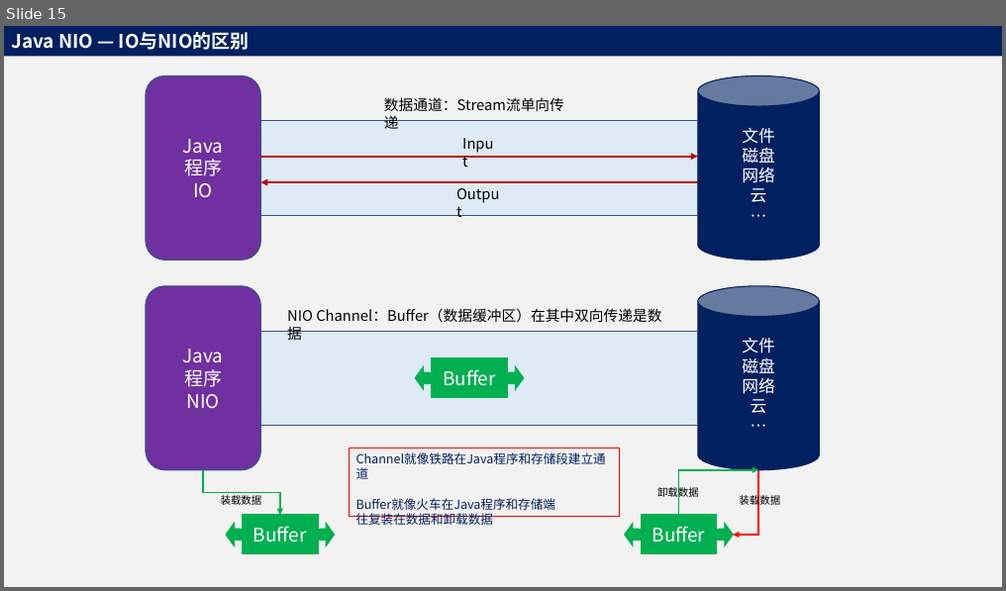
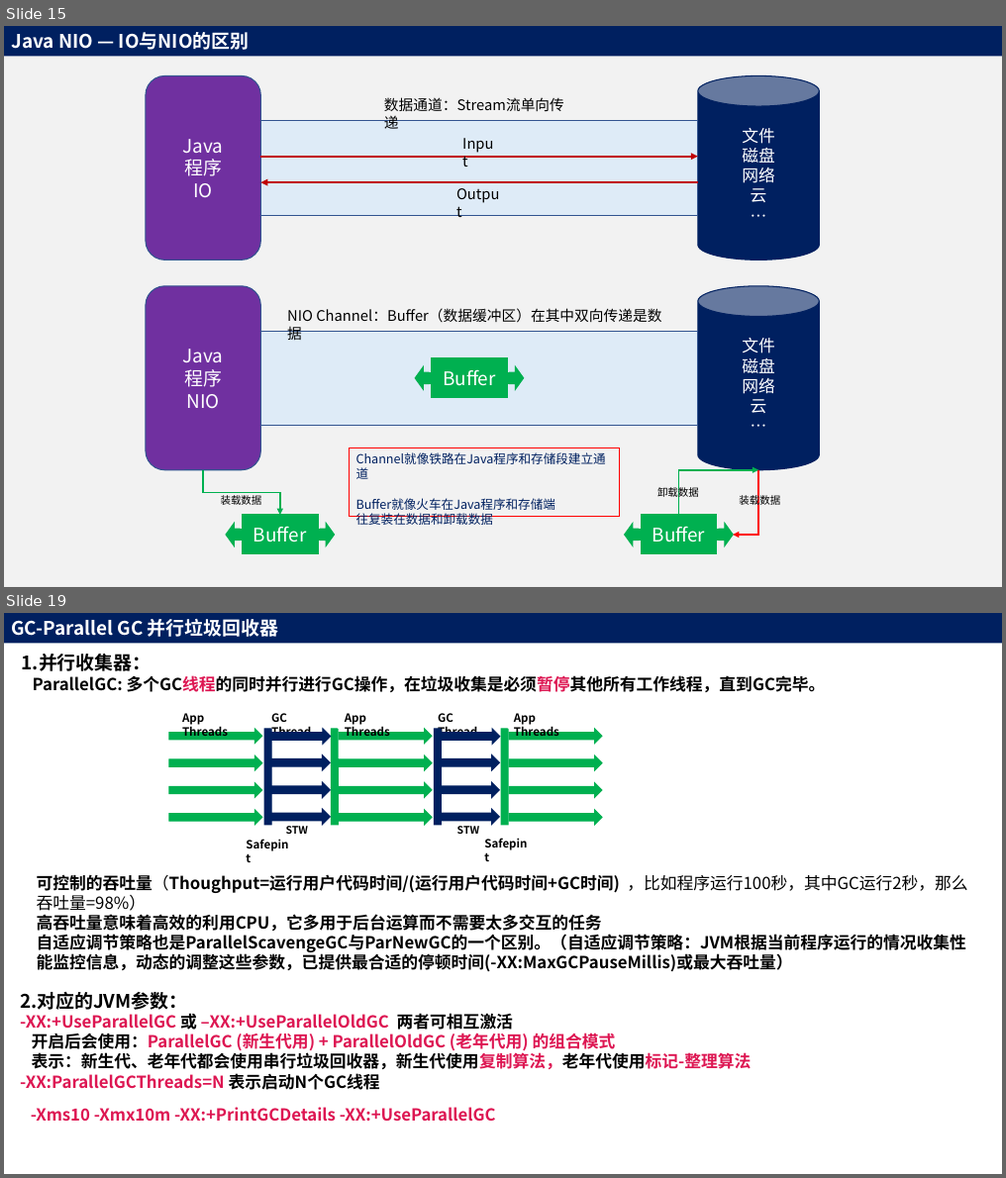
Before and after one commit to adwyxx/Node, a slide deck: Java.pptx. Shown one above the other, each under a label of ours: slide 15 before the commit, slides 15 and 19 after it; the slides between them are not shown. The pictures are 1006x591 and 1006x1178 pixels, drawn with LibreOffice and Linux fonts; fonts in the diff are those of the drawing. Boxes give left, top, right and bottom in pixels: in the first picture for what was removed or moved away, otherwise in the second. Text is boxed around its words. In the diff, an @@ line names an element or a change of style, - is before the commit and + after.

```diff
--- a/Java.pptx
+++ b/Java.pptx
@@ slide 19 added at (4,613,1002,1174), background #FFFFFF @@
@@ rectangle added at (4,613,1002,643), fill #002060, 18 pt, text #FFFFFF, bold @@
+GC-Parallel GC 并行垃圾回收器
@@ text added at (22,654,826,692), 16 pt, text #000000, bold @@
+1.并行收集器：
+ParallelGC: 多个GC线程的同时并行进行GC操作，在垃圾收集是必须暂停其他所有工作线程，直到GC完毕。
@@ group added at (169,713,602,856): 20 right arrows, 9 texts, 4 round rects @@
+App Threads
+GC Thread
+GC Thread
+App Threads
+App Threads
+STW
+STW
+Safepint
+Safepint
@@ text added at (37,874,967,972), 16 pt, text #000000, bold @@
+可控制的吞吐量（Thoughput=运行用户代码时间/(运行用户代码时间+GC时间) ，比如程序运行100秒，其中GC运行2秒，那么吞吐量=98%）
+高吞吐量意味着高效的利用CPU，它多用于后台运算而不需要太多交互的任务
+自适应调节策略也是ParallelScavengeGC与ParNewGC的一个区别。（自适应调节策略：JVM根据当前程序运行的情况收集性能监控信息，动态的调整这些参数，已提供最合适的停顿时间(-XX:MaxGCPauseMillis)或最大吞吐量）
@@ text added at (20,992,751,1090), 16 pt, text #DD1652, bold @@
+2.对应的JVM参数：
+-XX:+UseParallelGC 或 –XX:+UseParallelOldGC 两者可相互激活
+开启后会使用：ParallelGC (新生代用) + ParallelOldGC (老年代用) 的组合模式
+表示：新生代、老年代都会使用串行垃圾回收器，新生代使用复制算法，老年代使用标记-整理算法
+-XX:ParallelGCThreads=N 表示启动N个GC线程
@@ text added at (31,1107,496,1122), 16 pt, text #DD1652, bold @@
+-Xms10 -Xmx10m -XX:+PrintGCDetails -XX:+UseParallelGC
```
Also in this commit, not shown: 3 other slides added, 1 other file.
